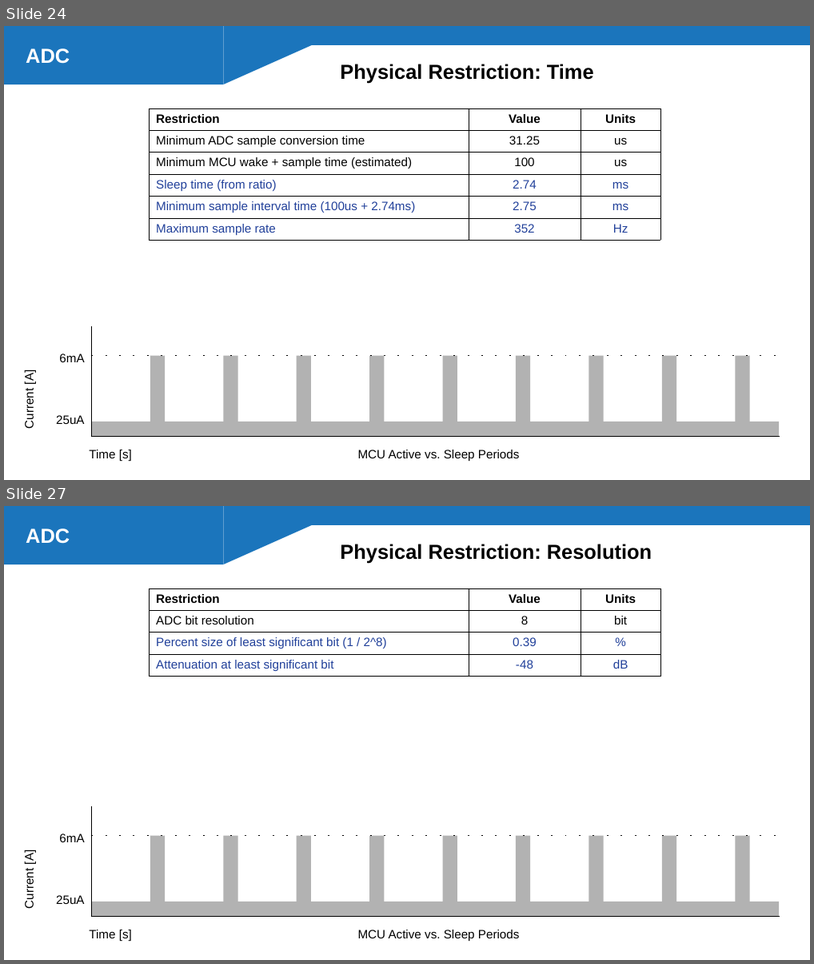
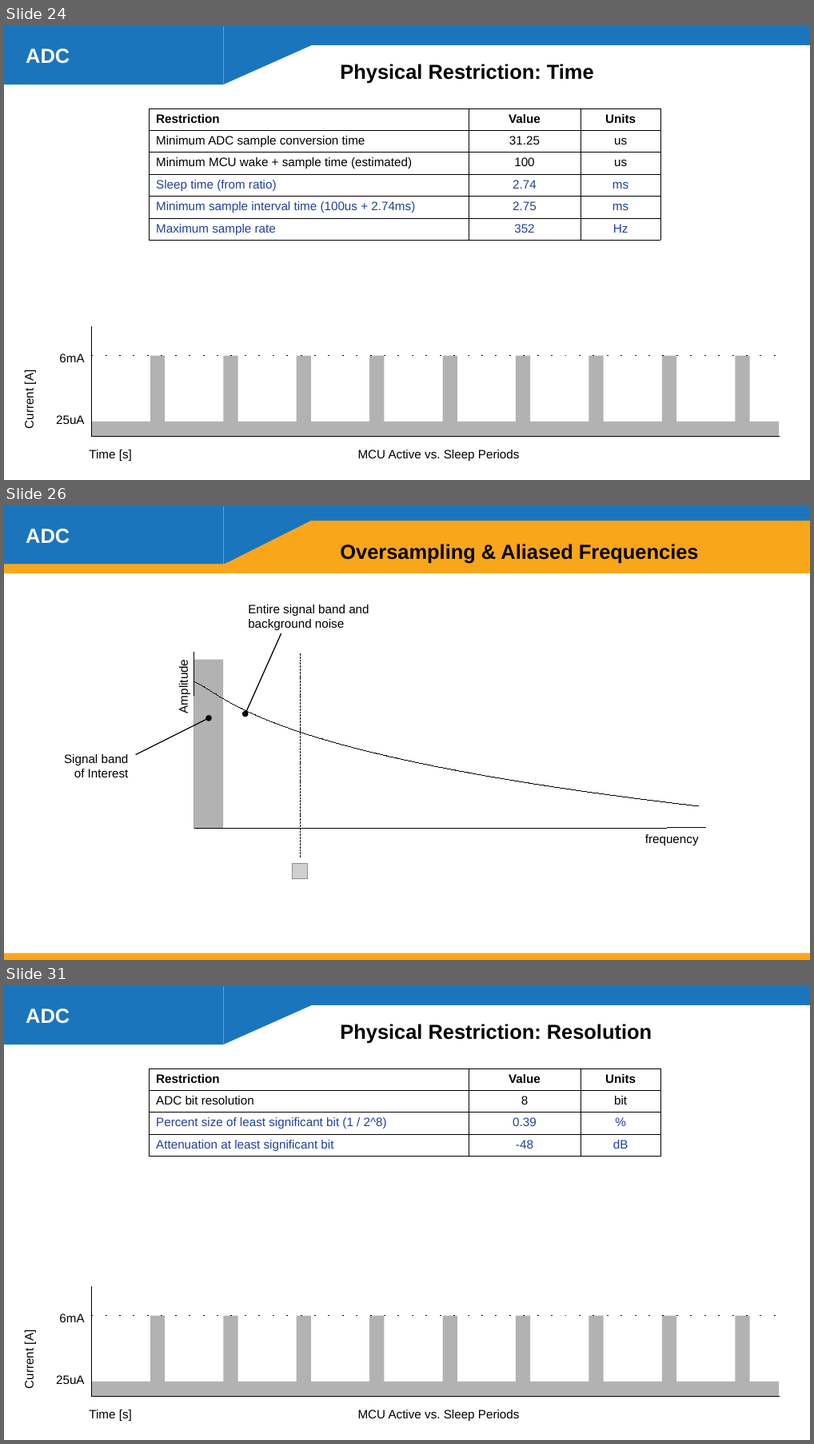
Before and after one commit to g-i-wilson/SEL-presentation, a slide deck: pres.odp. Shown one above the other, each under a label of ours: slides 24 and 27 before the commit, slides 24, 26 and 31 after it; the slides between them are not shown. The pictures are 814x964 and 814x1444 pixels, drawn with LibreOffice and Linux fonts; fonts in the diff are those of the drawing; grey boxes stand for pictures. Boxes give left, top, right and bottom in pixels: in the first picture for what was removed or moved away, otherwise in the second. Text is boxed around its words. In the diff, an @@ line names an element or a change of style, - is before the commit and + after.

```diff
--- a/pres.odp
+++ b/pres.odp
@@ slide 26 added at <box>4,506,810,960</box>, background #FFFFFF; not listed: 3 template elements that a slide beside it also shows @@
@@ text added at <box>26,528,70,544</box>, 20 pt, text #FFFFFF, bold @@
+ADC
@@ right triangle added at <box>223,520,311,564</box>, fill #FAA61A @@
@@ rectangle added at <box>310,520,810,564</box>, fill #FAA61A @@
@@ text added at <box>340,544,699,563</box>, 20 pt, text #000000, bold @@
+Oversampling & Aliased Frequencies
@@ rectangle added at <box>4,564,810,573</box>, fill #FAA61A @@
@@ text added at <box>248,604,369,630</box>, 12 pt, text #000000 @@
+Entire signal band and background noise
@@ arrow added from (282, 633) to (246, 714), #000000 0.99 pt @@
@@ text added at <box>177,664,190,712</box>, 12 pt, text #000000 @@
+Amplitude
@@ rectangle added at <box>194,660,223,828</box>, fill #B2B2B2 @@
@@ line added from (194, 652) to (194, 828), #000000 0 pt @@
@@ line added from (301, 857) to (301, 652), #000000 0 pt @@
@@ rectangle added at <box>4,696,194,850</box>, fill #FFFFFF @@
@@ freeform shape added at <box>194,682,699,806</box>, outline #000000 0 pt @@
@@ arrow added from (136, 755) to (209, 718), #000000 0.99 pt @@
@@ text added at <box>64,754,129,777</box>, 12 pt, text #000000 @@
+Signal band of Interest
@@ line added from (706, 828) to (194, 828), #000000 0 pt @@
@@ text added at <box>646,834,699,845</box>, 12 pt, text #000000 @@
+frequency
@@ picture added at <box>292,863,308,879</box> @@
@@ rectangle added at <box>4,953,810,960</box>, fill #FAA61A @@
@@ what was slide 27 is now slide 31 @@
```
Also in this commit, not shown: 3 slides changed, 4 other slides added, 1 slide removed.
